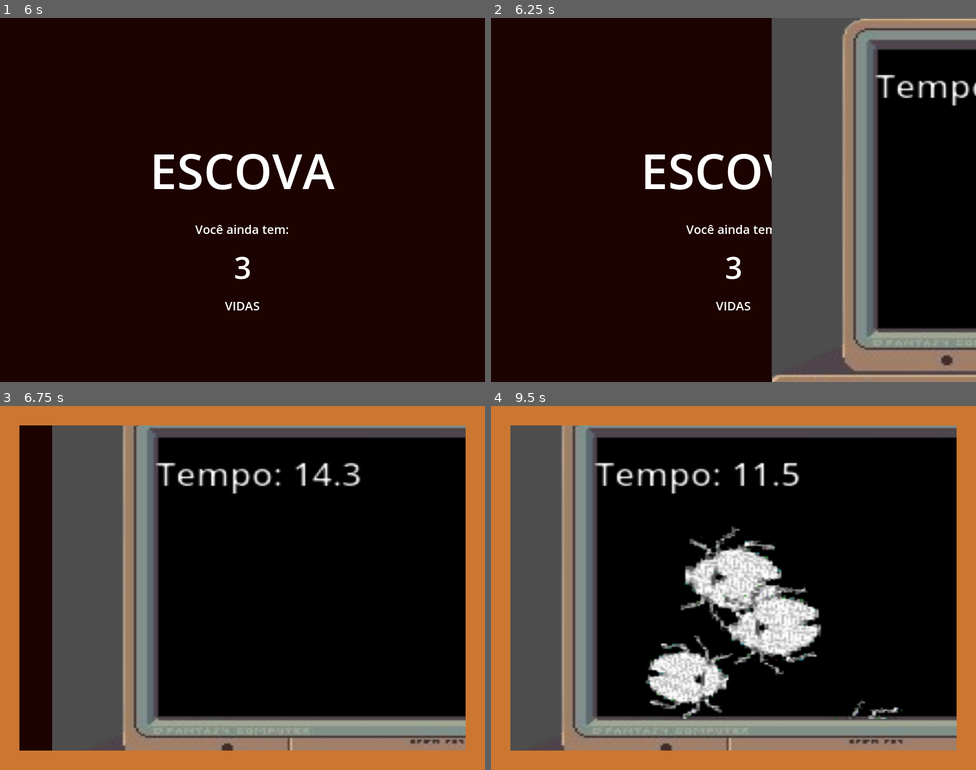
Above: before the commit, frames 1-4 (two rows, left to right).
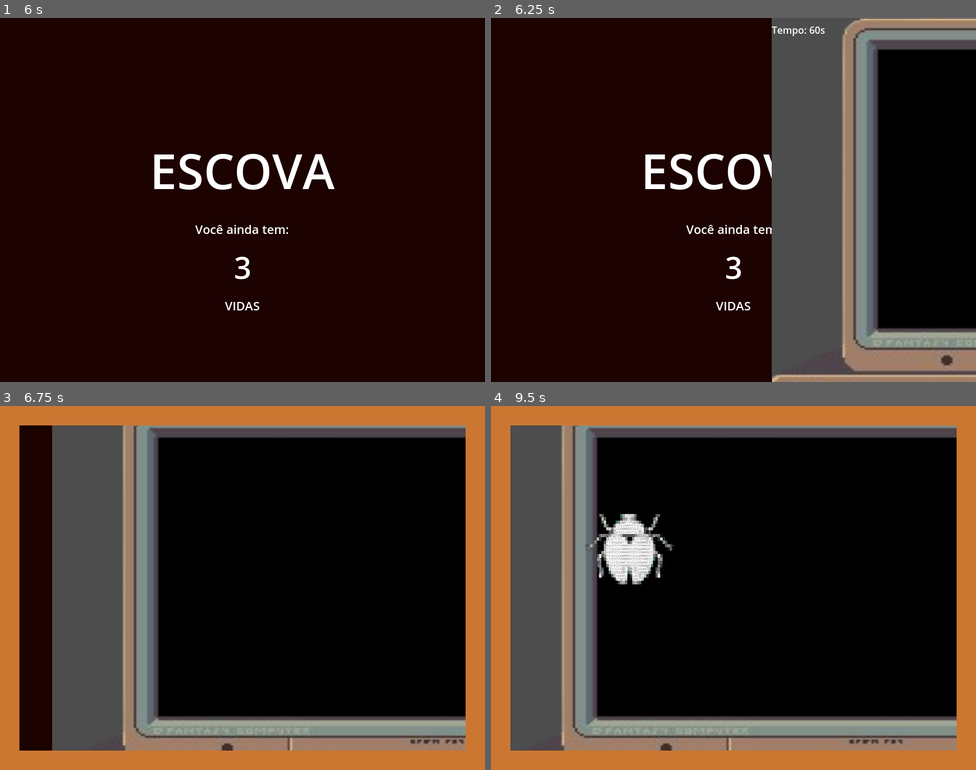
Above: after the commit, the same moments.

Repository: PrieTorres/nao-seja-demitido-game
Game: Godot game, scene res://Scenes/Beginning.tscn
Two runs of this game, one before a commit and one after it. Both use one fixed random seed, a clock stepped at 60 frames per second and the inputs below. Video files are missing from this copy of the repository; at most half a second of black plays in their place.
Inputs (mouse positions are in pixels of both pictures, inside the frame that each line leads up to):
- Up to frame 1 (6 s): tap Enter (ui_accept) at 0.5, 0.77, 1.52, 2.75, 3.02, 3.5, 3.77, 4.25, 4.52, 5, 5.75 s; move the mouse to (349, 181) at 0.52 s; hold Right (right) 0.53-2.03 s; click (349, 181) at 0.67 s; move the mouse to (145, 218) at 1.27 s; click (145, 218) at 1.42 s; move the mouse to (291, 119) at 2.02 s; hold Left (left) 2.03-2.78 s; click (291, 119) at 2.17 s; move the mouse to (218, 272) at 2.77 s; hold Right (right) 2.78-4.28 s; click (218, 272) at 2.92 s; move the mouse to (388, 254) at 3.52 s; click (388, 254) at 3.67 s; move the mouse to (97, 145) at 4.27 s; hold Left (left) 4.28-5.03 s; click (97, 145) at 4.42 s; move the mouse to (266, 200) at 5.02 s; hold Right (right) 5.03-5.78 s; click (266, 200) at 5.17 s; move the mouse to (169, 109) at 5.77 s; hold Left (left) from 5.78 s (still down); click (169, 109) at 5.92 s
- Up to frame 2 (6.25 s): keep holding Left (left); tap Enter (ui_accept) at 6.02 s
- Up to frame 3 (6.75 s): keep holding Left (left); move the mouse to (349, 569) at 6.52 s; click (349, 569) at 6.67 s
- Up to frame 4 (9.5 s): tap Enter (ui_accept) at 6.77, 7.52, 9.02 s; move the mouse to (636, 606) at 7.27 s; release Left (left) at 7.28 s; hold Right (right) from 7.28 s (still down); click (636, 606) at 7.42 s; move the mouse to (782, 507) at 8.02 s; click (782, 507) at 8.17 s; move the mouse to (888, 591) at 8.77 s; click (888, 591) at 8.92 s

Frame 1 is identical in both runs. In frame 2, 0.7% of the frame differs, in the area x 57-100%, y 2-25%; in frame 3, 1.1%; in frame 4, 11%, in the area x 19-85%, y 15-86%.

Commit message:
primeira vez q dá certo

Diff:
--- a/Pri level/Level.tscn
+++ b/Pri level/Level.tscn
@@ -1,11 +1,15 @@
 [gd_scene load_steps=4 format=3 uid="uid://cadbt47k3fq7f"]
 
 [ext_resource type="Texture2D" uid="uid://dmg0c7yxup1pi" path="res://Pri level/art/pc_background.png" id="1_bexhn"]
-[ext_resource type="Script" uid="uid://b2mkc71k7nmto" path="res://Pri level/level.gd" id="1_he06a"]
 [ext_resource type="Script" uid="uid://cst7ony8m4d2u" path="res://Pri level/scripts/Level.gd" id="1_t7iv1"]
+[ext_resource type="PackedScene" uid="uid://b27ybv5g75jfb" path="res://Pri level/scenes/Bug.tscn" id="2_he06a"]
 
 [node name="Level" type="Node2D"]
-script = ExtResource("1_he06a")
+script = ExtResource("1_t7iv1")
+bug_scene = ExtResource("2_he06a")
+
+[node name="LevelTimer" type="Timer" parent="."]
+one_shot = true
 
 [node name="Background" type="Sprite2D" parent="."]
 z_index = -10
@@ -13,49 +17,31 @@
 scale = Vector2(3.62216, 3.19196)
 texture = ExtResource("1_bexhn")
 
-[node name="ScreenContainer" type="SubViewportContainer" parent="Background"]
-offset_left = -128.515
-offset_top = -96.9622
-offset_right = 128.791
-offset_bottom = 49.3427
-stretch = true
+[node name="UI" type="CanvasLayer" parent="."]
 
-[node name="GameViewport" type="SubViewport" parent="Background/ScreenContainer"]
-disable_3d = true
-transparent_bg = true
-handle_input_locally = false
-size = Vector2i(257, 146)
-size_2d_override = Vector2i(640, 280)
-render_target_update_mode = 4
-
-[node name="GameRoot" type="Node2D" parent="Background/ScreenContainer/GameViewport"]
-script = ExtResource("1_t7iv1")
-game_viewport_path = NodePath("..")
-
-[node name="CanvasLayer" type="CanvasLayer" parent="Background/ScreenContainer/GameViewport/GameRoot"]
-
-[node name="HBoxContainer" type="HBoxContainer" parent="Background/ScreenContainer/GameViewport/GameRoot/CanvasLayer"]
+[node name="Box" type="HBoxContainer" parent="UI"]
 offset_right = 40.0
 offset_bottom = 40.0
 
-[node name="TimeLabel" type="Label" parent="Background/ScreenContainer/GameViewport/GameRoot/CanvasLayer/HBoxContainer"]
+[node name="TimeLabel" type="Label" parent="UI/Box"]
 layout_mode = 2
 text = "Tempo: 30.0"
 
-[node name="ScoreLabel" type="Label" parent="Background/ScreenContainer/GameViewport/GameRoot/CanvasLayer/HBoxContainer"]
+[node name="ScoreLabel" type="Label" parent="UI/Box"]
 visible = false
 layout_mode = 2
 text = "Kills: 0/10"
 horizontal_alignment = 2
 
-[node name="StatusLabel" type="Label" parent="Background/ScreenContainer/GameViewport/GameRoot/CanvasLayer/HBoxContainer"]
+[node name="StatusLabel" type="Label" parent="UI/Box"]
 layout_mode = 2
 
-[node name="SpawnTimer" type="Timer" parent="Background/ScreenContainer/GameViewport/GameRoot"]
+[node name="SpawnTimer" type="Timer" parent="."]
 autostart = true
 
-[node name="LevelTimer" type="Timer" parent="Background/ScreenContainer/GameViewport/GameRoot"]
-one_shot = true
+[node name="BugSpawnArea" type="Node2D" parent="."]
 
-[connection signal="timeout" from="Background/ScreenContainer/GameViewport/GameRoot/SpawnTimer" to="." method="_on_SpawnTimer_timeout"]
-[connection signal="timeout" from="Background/ScreenContainer/GameViewport/GameRoot/LevelTimer" to="." method="_on_LevelTimer_timeout"]
+[node name="ScreenFrame" type="Sprite2D" parent="."]
+
+[connection signal="timeout" from="LevelTimer" to="." method="_on_LevelTimer_timeout"]
+[connection signal="timeout" from="SpawnTimer" to="." method="_on_SpawnTimer_timeout"]
--- a/Pri level/scripts/Bug.gd
+++ b/Pri level/scripts/Bug.gd
@@ -2,123 +2,34 @@
 
 signal killed
 
-# ====== Tamanho e hitbox ======
-@export var base_scale: float = 0.35          # deixe menor aqui
-@export var scale_jitter: float = 0.10        # variação +-10%
-@export var hitbox_scale: float = 1.10        # 1.0 = igual ao sprite; >1 = hitbox um pouco maior (clique mais fácil)
+@export var speed: float = 90.0
+var _bounds: Rect2 = Rect2(128, 96, 800, 600)
+var _dir: Vector2 = Vector2.RIGHT.rotated(randf() * TAU)
+var _dead: bool = false
 
-# ====== Orientação da arte ======
-@export var sprite_forward_angle: float = +PI / 2.0  # sua arte aponta PRA CIMA → -PI/2
+func set_bounds(rect: Rect2) -> void:
+	_bounds = rect
 
-# ====== Movimento e vida ======
-var _speed: float = 120.0
-var _dir: Vector2 = Vector2.RIGHT
-var _bounds: Rect2
-@export var max_lifetime: float = 14.0
-var _life: float = 0.0
-var _dead := false
-
-# ====== Efeito de "passinhos" ======
-var _wiggle_speed: float = 8.0
-var _wiggle_amplitude: float = deg_to_rad(5.0)
-var _wiggle_time: float = 0.0
-
-func setup(start_pos: Vector2, end_pos: Vector2, speed_range: Vector2, bounds: Rect2) -> void:
-	position = start_pos
-	_dir = (end_pos - start_pos).normalized()
-	_speed = randf_range(speed_range.x, speed_range.y)
-	_bounds = bounds
-
-	# escala visual com jitter
-	var j := randf_range(1.0 - scale_jitter, 1.0 + scale_jitter)
-	scale = Vector2.ONE * base_scale * j
-
-	# cinto e suspensório:
-	self.input_pickable = true
-
-	# certifica que a hitbox existe e está habilitada
-	var cs := $CollisionShape2D
-	if cs:
-		cs.disabled = false
-
-	# === SINCRONIZA A HITBOX COM O TAMANHO REAL ===
-	_sync_hitbox_size()
-
-	# opcional: se por algum motivo nascer dentro, impede grudar na borda (acolchoa um pouco)
-	var half := _get_visual_half_size()
-	var left := _bounds.position.x
-	var top := _bounds.position.y
-	var right := _bounds.position.x + _bounds.size.x
-	var bottom := _bounds.position.y + _bounds.size.y
-	var eps := 0.5
-	position.x = clamp(position.x, left - half.x + eps, right + half.x - eps)
-	position.y = clamp(position.y, top  - half.y + eps, bottom + half.y - eps)
-
-	_life = 0.0
+func _ready() -> void:
+	input_pickable = true  # garante _input_event em Area2D
+	add_to_group("bugs")
 
 func _physics_process(delta: float) -> void:
-	# movimento
-	position += _dir * _speed * delta
+	if _dead:
+		return
+	# movimentação simples dentro do retângulo da “tela do PC”
+	position += _dir * speed * delta
+	# bate e volta nas bordas
+	if position.x < _bounds.position.x or position.x > _bounds.position.x + _bounds.size.x:
+		_dir.x *= -1
+		position.x = clamp(position.x, _bounds.position.x, _bounds.position.x + _bounds.size.x)
+	if position.y < _bounds.position.y or position.y > _bounds.position.y + _bounds.size.y:
+		_dir.y *= -1
+		position.y = clamp(position.y, _bounds.position.y, _bounds.position.y + _bounds.size.y)
 
-	# rotação (direção + offset + wiggle)
-	_wiggle_time += delta * _wiggle_speed
-	var wobble := sin(_wiggle_time) * _wiggle_amplitude
-	$Sprite2D.rotation = _dir.angle() + sprite_forward_angle + wobble
-
-	# não sumimos na borda (SubViewport já corta). Limpeza por tempo:
-	_life += delta
-	if _life >= max_lifetime:
-		queue_free()
-
-func _input_event(_vp, event: InputEvent, _shape_idx: int) -> void:
+func _input_event(viewport: Node, event: InputEvent, shape_idx: int) -> void:
 	if event is InputEventMouseButton and event.pressed and event.button_index == MOUSE_BUTTON_LEFT:
 		kill()
-
-
-# ====== Utilitários ======
-func _sync_hitbox_size() -> void:
-	# Garante que a hitbox (CollisionShape2D) acompanhe o tamanho do sprite + escala
-	var cs: CollisionShape2D = $CollisionShape2D
-	var spr: Sprite2D = $Sprite2D
-	if not cs or not spr or not spr.texture:
-		return
-
-	# tamanho do sprite já em pixels
-	var tex := spr.texture
-	var tex_size: Vector2 = Vector2(tex.get_size())
-	var gs: Vector2 = Vector2(abs(global_scale.x), abs(global_scale.y))
-	var half_visual: Vector2 = (tex_size * gs) * 0.5
-
-	# Defina a shape preferida: círculo é ótimo pra clique
-	if cs.shape is CircleShape2D:
-		var r: float = max(half_visual.x, half_visual.y) * hitbox_scale
-		(cs.shape as CircleShape2D).radius = r
-	elif cs.shape is RectangleShape2D:
-		var e: Vector2 = (half_visual * hitbox_scale)
-		(cs.shape as RectangleShape2D).extents = e
-	# Centralize os nós filhos para evitar offsets
-	spr.position = Vector2.ZERO
-	cs.position = Vector2.ZERO
-
-func _get_visual_half_size() -> Vector2:
-	# tenta derivar pelo CollisionShape2D (já sincronizado)
-	var cs: CollisionShape2D = $CollisionShape2D
-	if cs and cs.shape:
-		if cs.shape is CircleShape2D:
-			var r: float = (cs.shape as CircleShape2D).radius
-			return Vector2(r, r)
-		elif cs.shape is RectangleShape2D:
-			return (cs.shape as RectangleShape2D).extents
-
-	# fallback pelo sprite
-	var spr: Sprite2D = $Sprite2D
-	if spr and spr.texture:
-		var tex_size: Vector2 = Vector2(spr.texture.get_size())
-		var gs: Vector2 = Vector2(abs(global_scale.x), abs(global_scale.y))
-		return (tex_size * gs) * 0.5
-
-	return Vector2(16, 16)
-
 
 func kill() -> void:
 	if _dead:
--- a/Pri level/scripts/Level.gd
+++ b/Pri level/scripts/Level.gd
@@ -1,231 +1,134 @@
-extends Node2D
+extends BaseLevel
 
 signal level_finished(success: bool)
 
-@export var duration: float = 15.0
 @export var target_kills: int = 20
-@export var spawn_interval: float = 0.6
-@export var bug_speed_range: Vector2 = Vector2(90, 160)
-@export var max_concurrent_bugs: int = 20
-@export var initial_delay: float = 0.5
-@export var allow_vertical_spawns: bool = false
+@export var level_duration_sec: int = 60
+@export var spawn_interval_sec: float = 1.0
+@export var max_bugs_alive: int = 50
+@export var bug_scene: PackedScene
+@export var screen_rect: Rect2 = Rect2(128, 96, 800, 600)  # área da “tela do PC” no Background
 
+@onready var _spawn_timer: Timer = $SpawnTimer
 @onready var _level_timer: Timer = $LevelTimer
-@onready var _spawn_timer: Timer = $SpawnTimer
-@onready var _time_label: Label = $CanvasLayer/HBoxContainer/TimeLabel
-@onready var _score_label: Label = $CanvasLayer/HBoxContainer/ScoreLabel
-@onready var _status_label: Label = $CanvasLayer/HBoxContainer/StatusLabel
+@onready var _score_label: Label = $UI/Box/ScoreLabel
+@onready var _time_label: Label = $UI/Box/TimeLabel
+#@onready var _goal_label: Label = $UI/Box/GoalLabel
+@onready var _result_label: Label = $UI/Box/StatusLabel
+@onready var _bug_spawn_area: Node2D = $BugSpawnArea
 
-@export var game_viewport_path: NodePath
-@onready var _game_viewport: SubViewport = get_node(game_viewport_path) as SubViewport
-
-var _bug_scene: PackedScene = preload("res://Pri level/scenes/Bug.tscn")
-var _rng := RandomNumberGenerator.new()
 var _kills: int = 0
-var _running: bool = false
-var _time_left: float
+var _alive: int = 0
+var _time_left: int
 
 func _ready() -> void:
-	_rng.randomize()
-	_setup_timers()
+	if(_result_label):
+		_result_label.visible = false
+	_kills = 0
+	_alive = 0
+	_time_left = level_duration_sec
+	_update_ui()
 
-	if _game_viewport:
-		if not _game_viewport.handle_input_locally:
-			_game_viewport.handle_input_locally = true
-			print("[Level] handle_input_locally habilitado por código para:", _game_viewport.name)
-		_game_viewport.render_target_update_mode = SubViewport.UPDATE_ALWAYS
+	# Timers
+	_spawn_timer.wait_time = spawn_interval_sec
+	_spawn_timer.one_shot = false
+	_spawn_timer.timeout.connect(_on_SpawnTimer_timeout)
+	_spawn_timer.start()
 
-	# (A) conecta o sinal via código, caso o editor tenha perdido a conexão
-	if not _spawn_timer.timeout.is_connected(Callable(self, "_on_SpawnTimer_timeout")):
-		_spawn_timer.timeout.connect(Callable(self, "_on_SpawnTimer_timeout"))
+	_level_timer.wait_time = 1.0
+	_level_timer.one_shot = false
+	_level_timer.timeout.connect(_on_LevelTimer_tick)
+	_level_timer.start()
 
-	if not _level_timer.timeout.is_connected(Callable(self, "_on_LevelTimer_timeout")):
-		_level_timer.timeout.connect(Callable(self, "_on_LevelTimer_timeout"))
+	# (Opcional) Capturar clique emitido pelo seu TransitionLayer/autoload
+	# Se você usa o TransitionLayer para clique global, conecte aqui:
+	var tl = get_tree().get_first_node_in_group("transition_layer")
+	if tl and tl.has_signal("mouse_clicked"):
+		tl.mouse_clicked.connect(_on_transition_click)
+		print("[Level] Connected to TransitionLayer mouse_clicked signal")
 
-	# Connect to TransitionLayer's mouse_clicked signal
-	var transition_layer = get_tree().get_first_node_in_group("transition_layer")
+func _on_LevelTimer_tick() -> void:
+	_time_left -= 1
+	_update_ui()
+	if _time_left <= 0:
+		_end_level(_kills >= target_kills)
 
-	if transition_layer:
-		transition_layer.mouse_clicked.connect(_on_transition_click)
-		print("[Level] Connected to TransitionLayer mouse_clicked signal")
-	else:
-		print("[Level] Warning: TransitionLayer not found!")
+func _on_SpawnTimer_timeout() -> void:
+	if _alive >= max_bugs_alive:
+		return
+	_spawn_bug()
 
-	# (B) prints de sanidade
-	print("GV size=", _game_viewport and _game_viewport.size)
-	print("SpawnTimer wait_time=", _spawn_timer.wait_time, " one_shot=", _spawn_timer.one_shot, " running=", not _spawn_timer.is_stopped())
+func _spawn_bug() -> void:
+	if bug_scene == null:
+		push_warning("bug_scene não definido no Level")
+		return
 
-	_reset_ui()
-	start_level()
-
-#func find_child_by_class(class_name: String) -> Node:
-	#return find_child_by_class_recursive(get_tree().root, class_name)
-
-#func find_child_by_class_recursive(node: Node, class_name: String) -> Node:
-	#if node.get_class() == class_name:
-		#return node
-	#
-	#for child in node.get_children():
-		#var result = find_child_by_class_recursive(child, class_name)
-		#if result:
-			#return result
-	#
-	#return null
-
-func _on_transition_click(click_pos: Vector2) -> void:
-	print("[Level] Click received at: ", click_pos)
-	var canvas_transform: Transform2D = _game_viewport.get_canvas_transform()
-	var inv_transform: Transform2D = canvas_transform.affine_inverse()
-	var local_click_pos: Vector2 = inv_transform * click_pos  # usar operador * em vez de xform()
-
-	# Check if the click position matches any bug
-	var params := PhysicsPointQueryParameters2D.new()
-	params.position = local_click_pos
-	params.collide_with_areas = true
-	params.collision_mask = 0x7FFFFFFF
-
-	var space = _game_viewport.get_world_2d().direct_space_state
-	var hits: Array[Dictionary] = space.intersect_point(params, 32)
-
-	for d in hits:
-		var bug_area: Area2D = d.get("collider") as Area2D
-		if bug_area and bug_area.is_in_group("bugs"):
-			print("[Level] Bug hit! Killing bug")
-			bug_area.emit_signal("killed")
-			bug_area.queue_free()
-			_on_bug_killed()
-			break
-
-func _setup_timers() -> void:
-	_level_timer.one_shot = true
-	_spawn_timer.one_shot = false
-
-func _reset_ui() -> void:
-	_kills = 0
-	_time_left = duration
-	_update_ui()
-	_status_label.text = ""
-	_status_label.visible = false
-
-func start_level() -> void:
-	_running = true
-	_reset_ui()
-	_level_timer.wait_time = duration
-	_level_timer.start()
-	_spawn_timer.wait_time = spawn_interval
-	get_tree().create_timer(initial_delay).timeout.connect(func():
-		if _running:
-			_spawn_timer.start()
+	var bug = bug_scene.instantiate()
+	bug.add_to_group("bugs")
+	# posição aleatória dentro da área da “tela do PC”
+	bug.position = Vector2(
+		randf_range(screen_rect.position.x, screen_rect.position.x + screen_rect.size.x),
+		randf_range(screen_rect.position.y, screen_rect.position.y + screen_rect.size.y)
 	)
 
-func stop_level() -> void:
-	_running = false
-	_level_timer.stop()
-	_spawn_timer.stop()
+	# Passar limites para o bug (para ele não sair da tela do PC)
+	if bug.has_method("set_bounds"):
+		bug.call("set_bounds", screen_rect)
 
-func _process(_delta: float) -> void:
-	if _running:
-		_time_left = max(0.0, _level_timer.time_left)
-		_update_ui()
+	# Conectar sinal de kill -> contabilizar
+	if bug.has_signal("killed"):
+		bug.killed.connect(_on_bug_killed)
 
-func _update_ui() -> void:
-	_time_label.text = "Tempo: %.1f" % _time_left
-	_score_label.text = "Kills: %d/%d" % [_kills, target_kills]
+	add_child(bug)
+	_alive += 1
 
 func _on_bug_killed() -> void:
 	_kills += 1
+	_alive = max(_alive - 1, 0)
 	_update_ui()
 	if _kills >= target_kills:
 		_end_level(true)
 
 func _end_level(success: bool) -> void:
-	if not _running:
-		return
-	stop_level()
-	_status_label.visible = true
-	_status_label.text = "✅ Sucesso!" if success else "❌ Falha!"
+	_spawn_timer.stop()
+	_level_timer.stop()
+	_result_label.visible = true
+	_result_label.text = "✅ SUCESSO!" if success else "❌ FRACASSO"
 	emit_signal("level_finished", success)
-	for b in get_tree().get_nodes_in_group("bugs"):
-		if is_instance_valid(b):
-			b.queue_free()
 
-func _on_SpawnTimer_timeout() -> void:
-	if not _running:
-		return
-	if get_tree().get_nodes_in_group("bugs").size() >= max_concurrent_bugs:
-		return
-	var bug := _bug_scene.instantiate()
-	bug.add_to_group("bugs")
-	bug.connect("killed", Callable(self, "_on_bug_killed"))  # conectar sinal
-	_game_viewport.add_child(bug)  # adicionar o bug na subviewport
+func _update_ui() -> void:
+	_score_label.text = "Kills: %d" % _kills
+	#_goal_label.text = "Meta: %d" % target_kills
+	_time_label.text = "Tempo: %ds" % _time_left
 
-	var bug_click_callable := Callable(self, "_on_bug_input_event").bind(bug)
-	if not bug.is_connected("input_event", bug_click_callable):
-			bug.connect("input_event", bug_click_callable)
+# 2 caminhos para clicar e matar:
+# A) Se usa TransitionLayer.emit_signal("mouse_clicked", pos) -> pega aqui:
+func _on_transition_click(click_pos: Vector2) -> void:
+	_try_kill_at(click_pos)
 
-	var bounds := _get_play_bounds()
-	var start_pos: Vector2
-	var end_pos: Vector2
-	var edge := _rng.randi_range(0, 3 if allow_vertical_spawns else 1)
-	var pad := 24.0  # acolchoamento interno para não nascer colado na borda
-	var outer := 32.0  # margem fora da área visível
+# B) (Opcional) Se quiser sem TransitionLayer, ative isso e clique cai aqui:
+# func _unhandled_input(event: InputEvent) -> void:
+#     if event is InputEventMouseButton and event.pressed and event.button_index == MOUSE_BUTTON_LEFT:
+#         _try_kill_at((event as InputEventMouseButton).position)
 
-	match edge:
-		0: # nasce à ESQUERDA (fora) -> atravessa pra DIREITA (fora)
-			start_pos = Vector2(bounds.position.x - outer, _rng.randf_range(bounds.position.y, bounds.end.y))
-			end_pos   = Vector2(bounds.end.x + outer,      start_pos.y + _rng.randf_range(-80, 80))
+func _try_kill_at(screen_pos: Vector2) -> void:
+	# Como não há SubViewport, screen_pos já está no mesmo canvas do Level.
+	var params := PhysicsPointQueryParameters2D.new()
+	params.position = screen_pos
+	params.collide_with_areas = true
 
-		1: # nasce à DIREITA (fora) -> atravessa pra ESQUERDA (fora)
-			start_pos = Vector2(bounds.end.x + outer,      _rng.randf_range(bounds.position.y, bounds.end.y))
-			end_pos   = Vector2(bounds.position.x - outer, start_pos.y + _rng.randf_range(-80, 80))
+	var space := get_world_2d().direct_space_state
+	var hits = space.intersect_point(params, 32)
 
-		2: # nasce em CIMA (fora) -> atravessa pra BAIXO (fora)  [se allow_vertical_spawns = true]
-			start_pos = Vector2(_rng.randf_range(bounds.position.x, bounds.end.x), bounds.position.y - outer)
-			end_pos   = Vector2(start_pos.x + _rng.randf_range(-80, 80),            bounds.end.y + outer)
-
-		3: # nasce em BAIXO (fora) -> atravessa pra CIMA (fora)
-			start_pos = Vector2(_rng.randf_range(bounds.position.x, bounds.end.x), bounds.end.y + outer)
-			end_pos   = Vector2(start_pos.x + _rng.randf_range(-80, 80),            bounds.position.y - outer)
-
-	bug.call("setup", start_pos, end_pos, bug_speed_range, bounds)
-	bug.connect("killed", Callable(self, "_on_bug_killed"))
-
-func _get_play_bounds() -> Rect2:
-	if _game_viewport:
-		var sz := _game_viewport.size
-		return Rect2(Vector2.ZERO, Vector2(sz.x, sz.y))
-	return Rect2(Vector2.ZERO, get_viewport_rect().size)
-
-func _on_LevelTimer_timeout() -> void:
-	_end_level(_kills >= target_kills)
-
-func _input(event: InputEvent) -> void:
-	if event is InputEventMouseButton and event.pressed:
-		print("[Level] _input no GameRoot. Viewport=", get_viewport().name, " btn=", event.button_index)
-
-func _on_bug_input_event(_viewport: Viewport, event: InputEvent, _shape_idx: int, bug: Area2D) -> void:
-		if event is InputEventMouseButton and event.pressed and event.button_index == MOUSE_BUTTON_LEFT:
-				print("[Level] click recebido do bug id=", bug.get_instance_id())
-				bug.call("kill")
-
-
-func _unhandled_input(event: InputEvent) -> void:
-	if event is InputEventMouseButton and event.pressed and event.button_index == MOUSE_BUTTON_LEFT:
-		var mouse_pos: Vector2 = get_viewport().get_mouse_position()
-
-		var params := PhysicsPointQueryParameters2D.new()
-		params.position = mouse_pos
-		params.collide_with_areas = true
-		params.collide_with_bodies = false
-		params.collision_mask = 0x7FFFFFFF  # ajuste se usar layers
-
-		var space: PhysicsDirectSpaceState2D = get_world_2d().direct_space_state
-		var hits: Array[Dictionary] = space.intersect_point(params, 32)  # Godot 4: (params, max_results)
-
-		for d in hits:
-			var bug_area: Area2D = d.get("collider") as Area2D
-			if bug_area and bug_area.is_in_group("bugs"):
-				bug_area.emit_signal("killed")
-				bug_area.queue_free()
-				_on_bug_killed()
-				break
+	for d in hits:
+		var area := d.collider as Area2D
+		if area and area.is_in_group("bugs"):
+			# Chamar a API de kill do próprio bug (que emite 'killed' e se remove)
+			if area.has_method("kill"):
+				area.call("kill")
+			else:
+				# fallback, se o bug não tiver 'kill'
+				if area.has_signal("killed"):
+					area.emit_signal("killed")
+				area.queue_free()
+			break
--- a/Scenes/LevelManager.gd
+++ b/Scenes/LevelManager.gd
@@ -142,9 +142,18 @@
 		Audio.stream = random_success_audio
 		Audio.play()
 	else:
-		var random_fail_text = current_level_instance.fail_texts[randi() % current_level_instance.fail_texts.size()]
-		var random_fail_audio = current_level_instance.fail_sounds[randi() % current_level_instance.fail_sounds.size()]
-		transition_scene.TextLabel.text = random_fail_text
+		var random_fail_text = ""
+		if current_level_instance.fail_texts.size() > 0:
+			random_fail_text = current_level_instance.fail_texts[randi() % current_level_instance.fail_texts.size()]
+		else:
+			random_fail_text = "Falha!"  # fallback padrão
+
+		var random_fail_audio = null
+		if current_level_instance.fail_sounds.size() > 0:
+			random_fail_audio = current_level_instance.fail_sounds[randi() % current_level_instance.fail_sounds.size()]
+
+		if transition_scene:
+			transition_scene.TextLabel.text = random_fail_text
 		lives -= 1
 		if lives == 0:
 			get_tree().change_scene_to_file("res://Scenes/GameOver.tscn")
--- a/Scenes/transition.gd
+++ b/Scenes/transition.gd
@@ -79,8 +79,9 @@
 
 	# Instance the next scene INSIDE the SubViewport (rendered as a texture)
 	var next_scene_instance: Node = next_scene_packed.instantiate()
-	next_scene_instance.LevelManager = level_manager
-	incoming_viewport.add_child(next_scene_instance)
+	if(next_scene_instance):
+		next_scene_instance.LevelManager = level_manager
+		incoming_viewport.add_child(next_scene_instance)
 
 	# Enable input forwarding through the SubViewportContainer
 	incoming_container.mouse_filter = Control.MOUSE_FILTER_PASS
